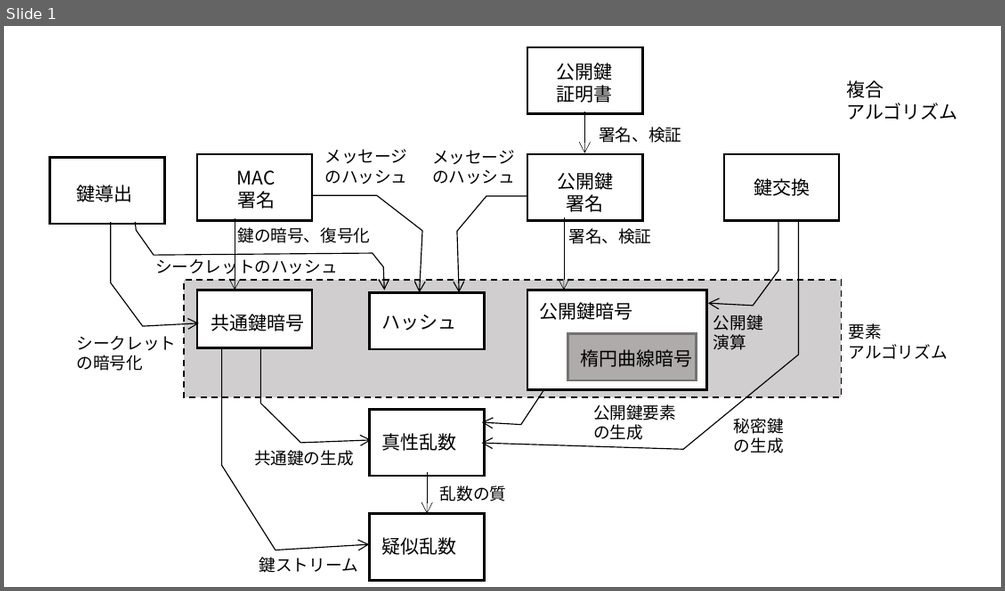
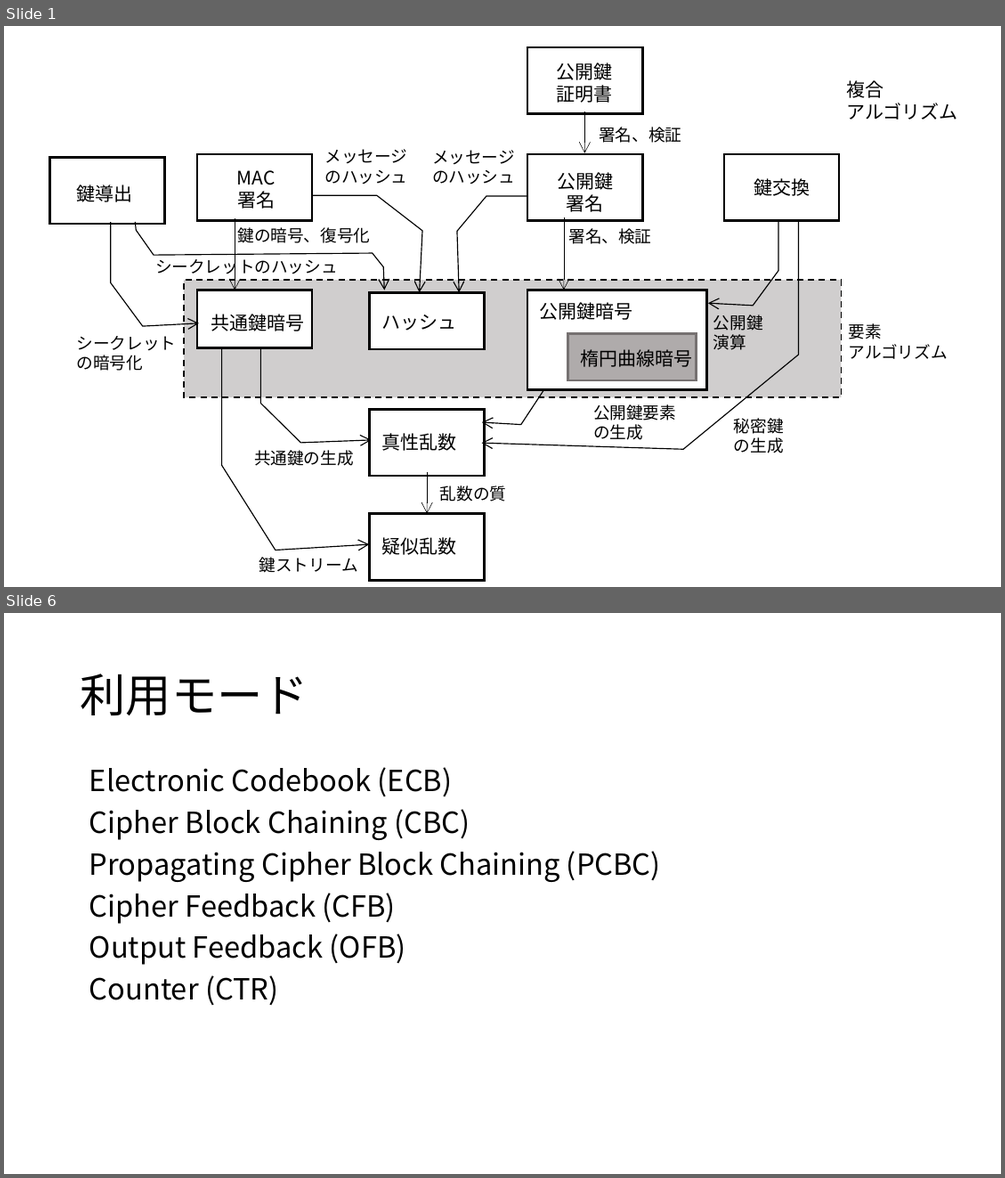
Before and after one commit to kojo1/TLSbook-en, a slide deck: Part1.Technology/Chapter3.Algorithm/Algorithm-fig-jp.pptx. Shown one above the other, each under a label of ours: slide 1 before the commit, slides 1 and 6 after it; the slides between them are not shown. The pictures are 1005x591 and 1005x1178 pixels, drawn with LibreOffice and Linux fonts; fonts in the diff are those of the drawing. Boxes give left, top, right and bottom in pixels: in the first picture for what was removed or moved away, otherwise in the second. Text is boxed around its words. In the diff, an @@ line names an element or a change of style, - is before the commit and + after.

```diff
--- a/Part1.Technology/Chapter3.Algorithm/Algorithm-fig-jp.pptx
+++ b/Part1.Technology/Chapter3.Algorithm/Algorithm-fig-jp.pptx
@@ slide 6 added at [4,613,1001,1174], background #FFFFFF @@
@@ title added at [80,674,308,715], 44 pt, text #000000 @@
+利用モード
@@ text added at [89,767,661,1005], 28 pt, text #000000 @@
+Electronic Codebook (ECB)
+Cipher Block Chaining (CBC)
+Propagating Cipher Block Chaining (PCBC)
+Cipher Feedback (CFB)
+Output Feedback (OFB)
+Counter (CTR)
```
Also in this commit, not shown: 17 other slides added.
